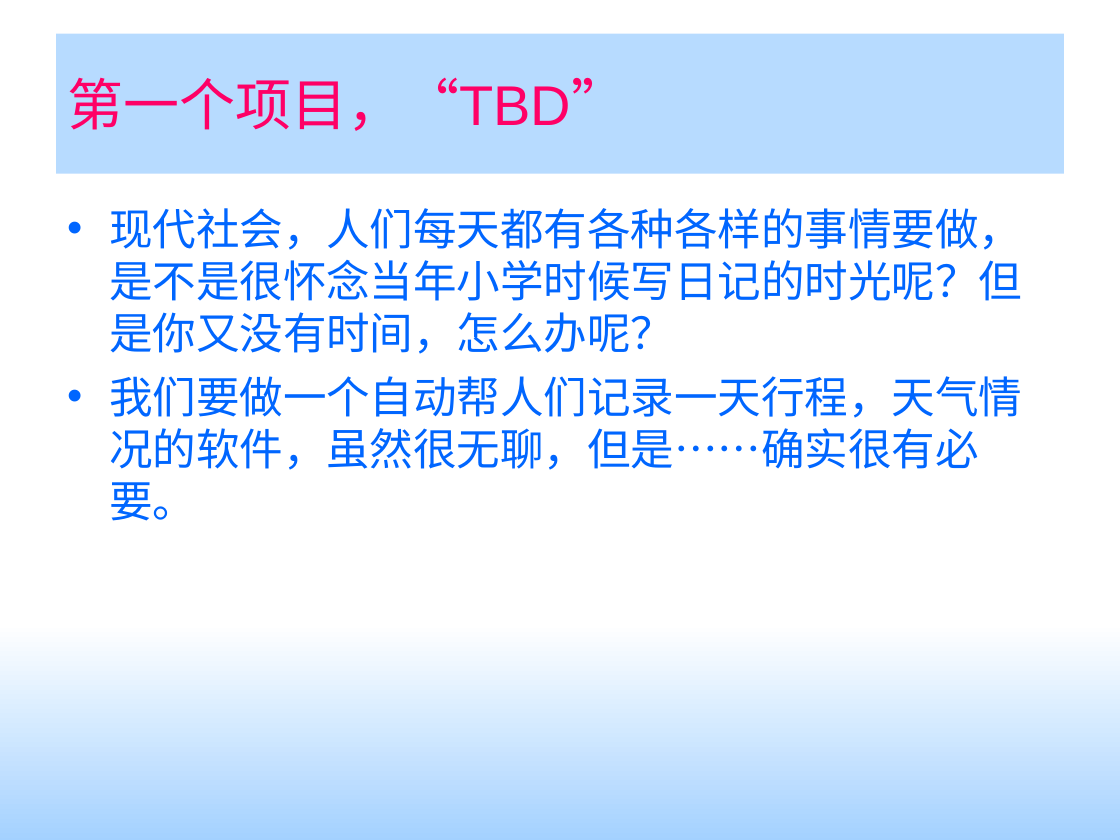
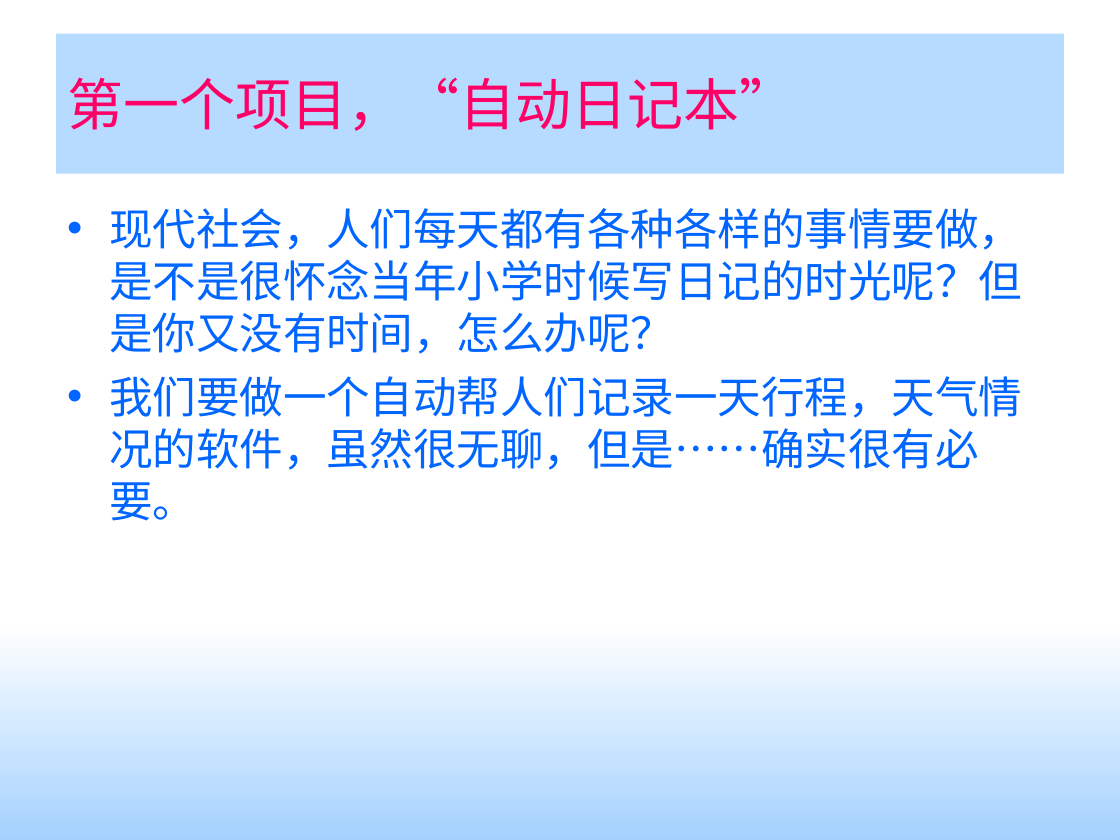
Before and after one commit to dande4545/juyixia, a slide deck: slide 5 of 项目管理信息/自动日记本/手手软件kick off meeting.ppt. Drawn at 1120x840 pixels with LibreOffice and Linux fonts; fonts in the diff are those of the drawing; background and template pictures are left out. Boxes give left, top, right and bottom in pixels: in the first picture for what was removed or moved away, otherwise in the second. Text is boxed around its words. In the diff, an @@ line names an element or a change of style, - is before the commit and + after.

Commit message:
[lzj]修改PPT中的部分没确定内容：“自动日记本”“asana”

```diff
--- a/项目管理信息/自动日记本/手手软件kick off meeting.ppt
+++ b/项目管理信息/自动日记本/手手软件kick off meeting.ppt
@@ title at box(67, 77, 795, 131): text changed @@
-第一个项目，“TBD”
+第一个项目，“自动日记本”
```
Also in this commit, not shown: 1 other slide changed.
